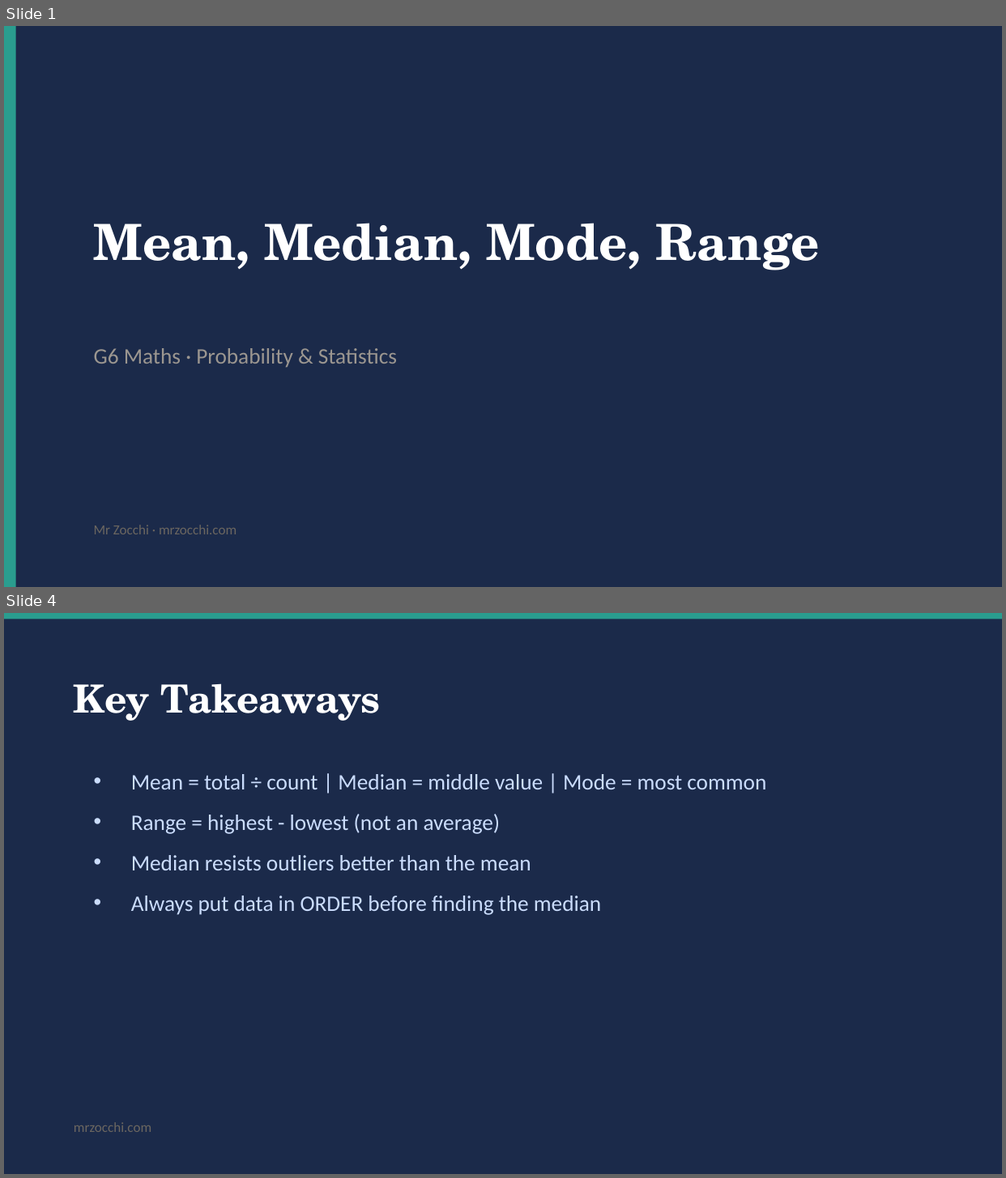
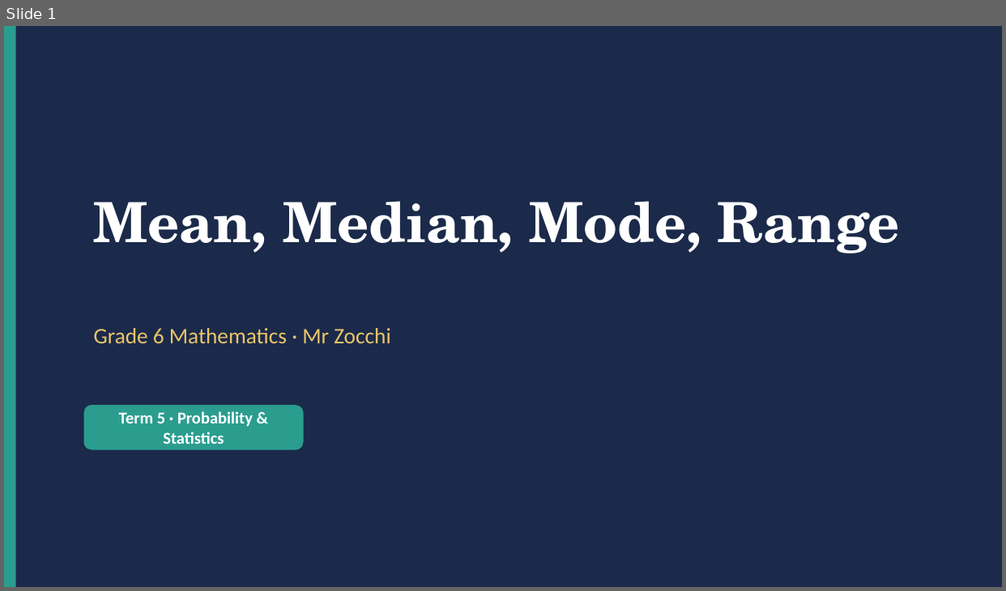
Before and after one commit to briscorey/mrzocchi, a slide deck: static/ppts/G6_Math_T5_Averages.pptx. Shown one above the other, each under a label of ours: slides 1 and 4 before the commit, slide 1 after it; the slides between them are not shown. The pictures are 1006x1178 and 1006x591 pixels, drawn with LibreOffice and Linux fonts; fonts in the diff are those of the drawing. Boxes give left, top, right and bottom in pixels: in the first picture for what was removed or moved away, otherwise in the second. Text is boxed around its words. In the diff, an @@ line names an element or a change of style, - is before the commit and + after.

Commit message:
feat: 60 real PowerPoints for all G6 Science and Maths
Complete set of educational presentations with real content:

G6 SCIENCE (30 PPTs):
T1 Scientific Skills: Lab Safety, Scientific Method, Variables,
   Measurement & Units, Data & Graphs, Full Revision
T2 Chemistry: Particle Model, States of Matter, Changes of State,
   Mixtures & Solutions, Separating Mixtures, Full Revision
T3 Earth Science: Earth's Layers, Convection Currents, Plate
   Boundaries, Continental Drift, Earthquakes & Volcanoes, Full Revision
T4 Ecology: Ecosystems & Habitats, Food Chains & Webs, Adaptations,
   Human Impact, Biodiversity, Full Revision
T5 Space Science: Solar System, Earth/Sun/Moon, Seasons & Axial Tilt,
   Day & Night, Space Exploration, Full Revision

G6 MATHS (30 PPTs):
T1 Number Sense: Place Value, Rounding & Estimation, BIDMAS,
   Negative Numbers, Factors/Multiples/Primes, Full Revision
T2 Fractions & Decimals: Understanding Fractions, Equivalent &
   Simplifying, Adding/Subtracting, Multiplying/Dividing,
   Decimals & Percentages, Full Revision
T3 Geometry: Perimeter, Area, Surface Area, Volume, Capacity,
   Full Revision
T4 Algebra: Expressions, Substitution, One-Step Equations,
   Two-Step Equations, Sequences & Patterns, Full Revision
T5 Probability & Statistics: Collecting Data, Averages,
   Charts & Graphs, Probability Basics, Experimental vs
   Theoretical, Full Revision

DESIGN: Navy/teal/gold palette matching mrzocchi.com.
4 slide layouts: big-idea, cards (2-3 grid), two-column, default.
Title slide + 3-4 content slides + summary slide per topic.
Total: ~300 slides across 60 presentations.

```diff
--- a/static/ppts/G6_Math_T5_Averages.pptx
+++ b/static/ppts/G6_Math_T5_Averages.pptx
@@ slide 4 removed at bbox=[4, 613, 1002, 1174], background #1B2A4A @@
@@ rectangle removed at bbox=[4, 613, 1002, 619] @@
@@ text removed at bbox=[74, 683, 381, 721] @@
-Key Takeaways
@@ text removed at bbox=[131, 774, 766, 915] @@
-• Mean = total ÷ count | Median = middle value | Mode = most common
-• Range = highest - lowest (not an average)
-• Median resists outliers better than the mean
-• Always put data in ORDER before finding the median
@@ text removed at bbox=[74, 1122, 151, 1132] @@
-mrzocchi.com
@@ slide 1 changed as well @@
@@ text "Mean, Median, Mode, Range": place and size @@
-text "Mean, Median, Mode, Range" at bbox=[94, 223, 820, 271]
+text "Mean, Median, Mode, Range" at bbox=[94, 201, 900, 254]
@@ text "Mean, Median, Mode, Range" at bbox=[94, 201, 900, 254]: size 36 to 40 pt @@
@@ text at bbox=[94, 328, 390, 344]: text changed; text colour #9B9690 to #E9C46A @@
-G6 Maths · Probability & Statistics
+Grade 6 Mathematics · Mr Zocchi
@@ rounded rectangle added at bbox=[84, 405, 304, 450], fill #2A9D8F @@
@@ text added at bbox=[119, 412, 253, 444], 12 pt, text #FFFFFF, bold @@
+Term 5 · Probability & Statistics
@@ text removed at bbox=[94, 525, 236, 535] @@
-Mr Zocchi · mrzocchi.com
```
Also in this commit, not shown: 5 slides added, 2 other slides removed, 59 other files.
